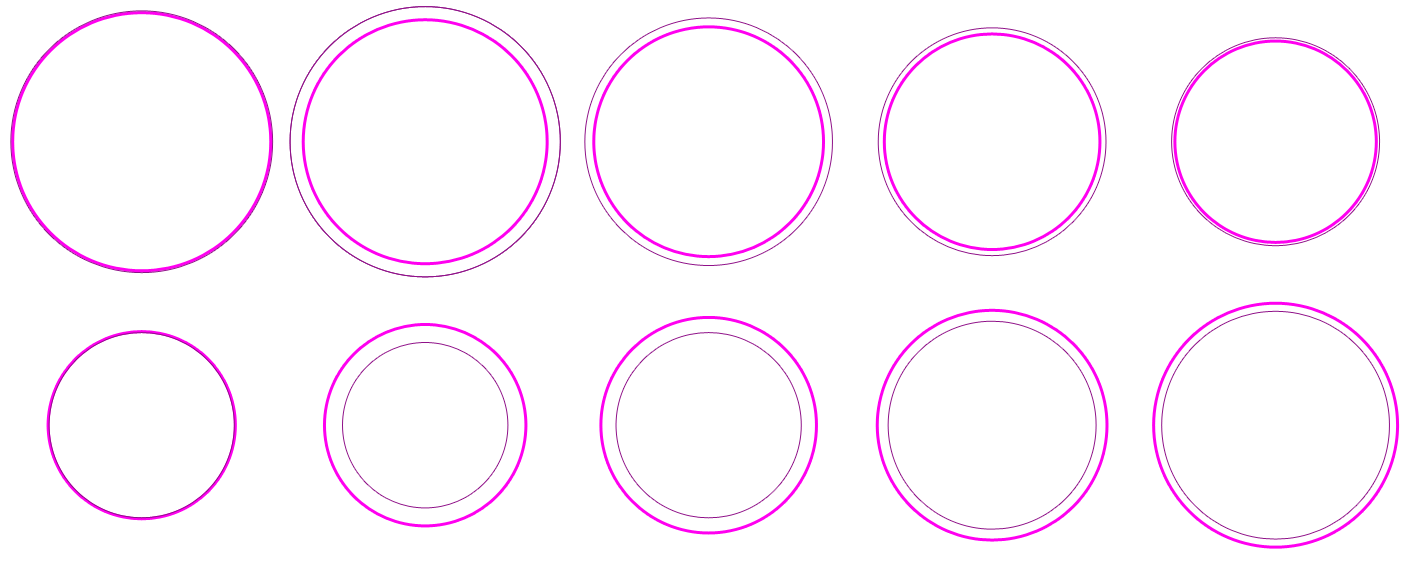
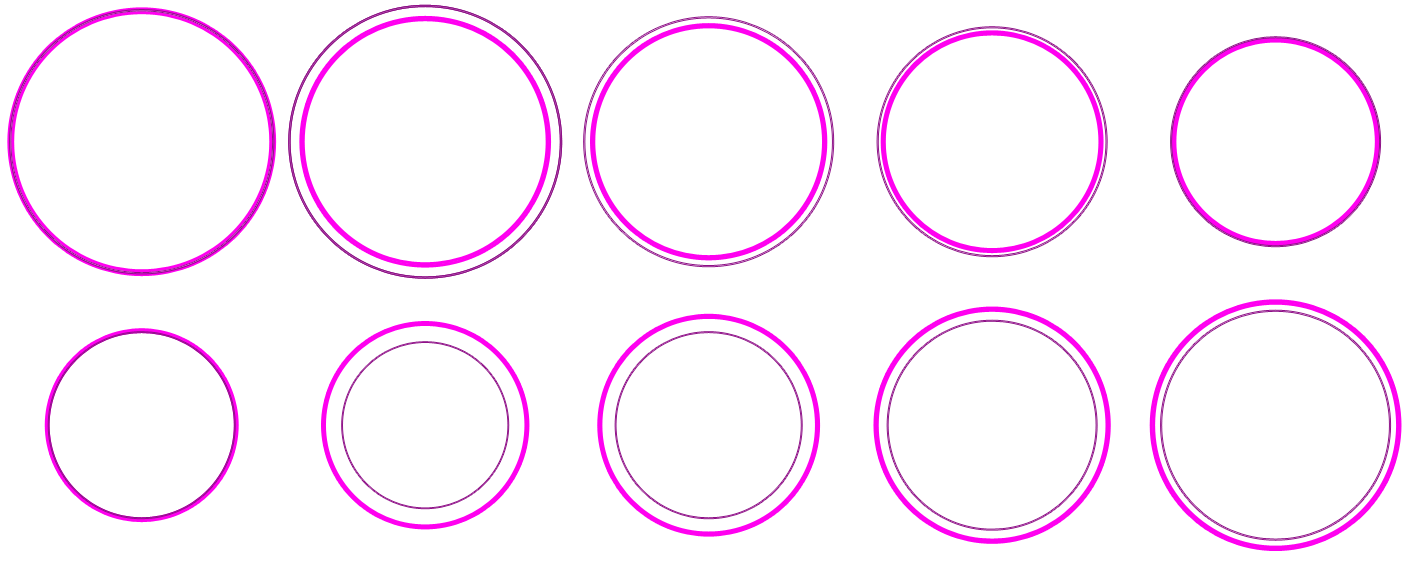
Layered file, before and after one edit (1417 × 567). Changes by layer:
added layer "Shape 22 copy" above "Shape 22" over [1161, 310, 1391, 540]
added layer "Shape 21 copy" above "Shape 21" over [887, 320, 1097, 530]
added layer "Shape 20 copy" above "Shape 20" over [615, 332, 802, 519]
added layer "Shape 19 copy" above "Shape 19" over [342, 342, 509, 509]
added layer "Shape 18 copy" above "Shape 18" over [48, 332, 235, 519]
added layer "Shape 17 copy" above "Shape 17" over [1171, 37, 1381, 247]
added layer "Shape 16 copy" above "Shape 16" over [877, 27, 1107, 257]
added layer "Shape 15 copy" above "Shape 15" over [584, 17, 834, 267]
added layer "Shape 14 copy" above "Shape 14" over [289, 5, 562, 278]
added layer "Shape 13 copy" above "Shape 13" over [289, 5, 562, 278]
added layer "Shape 12 copy" above "Shape 12" over [10, 10, 274, 274]
added layer "Shape 11 copy" above "Shape 11" over [1152, 302, 1399, 548]
added layer "Shape 10 copy" above "Shape 10" over [876, 309, 1108, 541]
added layer "Shape 9 copy" above "Shape 9" over [600, 316, 818, 534]
added layer "Shape 8 copy" above "Shape 8" over [324, 324, 527, 527]
added layer "Shape 7 copy" above "Shape 7" over [47, 331, 236, 520]
added layer "Shape 6 copy" above "Shape 6" over [1174, 40, 1377, 243]
added layer "Shape 5 copy" above "Shape 5" over [883, 33, 1101, 251]
added layer "Shape 4 copy" above "Shape 4" over [593, 26, 825, 258]
added layer "Shape 3 copy" above "Shape 3" over [302, 18, 549, 265]
added layer "Shape 2 copy" above "Shape 2" over [10, 10, 274, 274]
